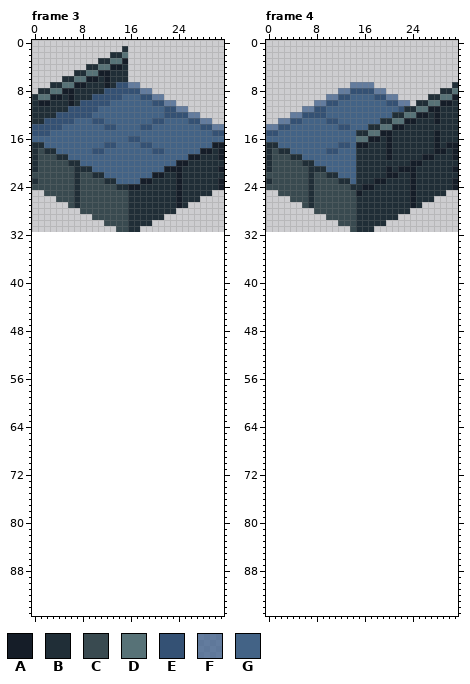
A pixel-art file gets an edit: assets/img/settlements/tileset_aqueduct.aseprite. The picture above is the old version.
32x32 pixels, 16 frames. Colours within 5 levels of each other are drawn and written as one. Shown: frame 3, frame 4. The old version is drawn lined up with the new one, on the new canvas. The commit also changed other frames, which this record leaves out.
Palette (. is transparent): A #151d28  B #202e37  C #394a50  D #577277  E #345174  F #3c5e8bba  G #436386
New version:
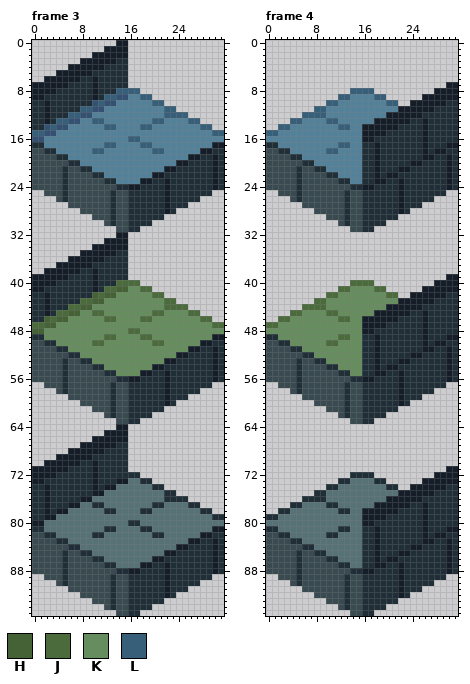
Colours new in this view: H #456236  J #4b6b3d  K #668d5d  L #385f79
Changes in this commit:
canvas 32x32 -> 32x96
colour G: #436386 -> #538199
Changed rows in their new state; - is a pixel that keeps its letter.
Frame 3:
first column x 0:
 0 --------------AA----------------
 1 ------------AAAA----------------
 2 ----------AAAAAA----------------
 3 --------AAAAAABB----------------
 4 ------AAAAAABBB-----------------
 5 ----AAAAAABBB-------------------
 6 --AAAAAABB--B-------------------
 7 AAAAAABBB-A-B-BB..--------------
 8 AAAABBB---A-BBLLLL..------------
 9 AABBB-B---ABLL-E--LL..----------
10 -B----B-BB-L-E------LL..--------
11 --A---BBLL-E----------LL..------
12 --A-BBLL--------------LLLL..----
13 --ABLL-E--LL--------LL----LL..--
14 BB-L-E------LL----LL--------LL..
15 LL-E--------------------------LL
16 EE--------------LL--------------
17 ------------LL----LL------------
18 C---------LL--------LL---------B
19 C-----------------------------AB
20 C-----------------------------A-
21 C----B-C----------------B-----AB
22 -----B-C----------------B-----A-
23 C----B-C--------------A-B-----AB
24 -----B-C--------------A-B-----AB
25 -----B-C-----B--------A-B-------
26 -----B-C-----B--------A-B-------
27 -------C-----B--------A-B-------
28 -------------B--------A---------
29 -------------B------------------
30 -------------B------------------
32 --------------AA----------------
33 ------------AAAA----------------
34 ----------AAAAAA----------------
35 --------AAAAAABB----------------
36 ------AAAAAABBBB----------------
37 ----AAAAAABBBBBB----------------
38 --AAAAAABBABBBBB----------------
39 AAAAAABBBBABBBBB----------------
40 AAAABBBBBBABBBJJJJ--------------
41 AABBBBBBBBABJJHHKKJJ------------
42 BBABBBBBBBHJHHKKKKKKJJ----------
43 BBABBBBBJJHHKKKKKKKKKKJJ--------
44 BBABBBJJHHKKKKKKKKKKKKJJJJ------
45 BBABJJHHKKJJKKKKKKKKJJKKKKJJ----
46 BBHJHHKKKKKKJJKKKKJJKKKKKKKKJJ--
47 JJHHKKKKKKKKKKKKKKKKKKKKKKKKKKJJ
48 HHKKKKKKKKKKKKKKJJKKKKKKKKKKKKKK
49 BBKKKKKKKKKKJJKKKKJJKKKKKKKKKKAA
50 CCBBKKKKKKJJKKKKKKKKJJKKKKKKAABB
51 CCCCBBKKKKKKKKKKKKKKKKKKKKAABBAB
52 CCCCCCBBKKKKKKKKKKKKKKKKAABBBBAB
53 CCCCCBCCBBKKKKKKKKKKKKAABBBBBBAB
54 CCCCCBCCCCBBKKKKKKKKAABBBBBBBBAB
55 CCCCCBCCCCCCBBKKKKAABBABBBBBBBAB
56 CCCCCBCCCCCCCCBBAABBBBABBBBBBBAB
57 --CCCBCCCCCCCBCCBBBBBBABBBBBBB--
58 ----CBCCCCCCCBCCBBBBBBABBBBB----
59 ------CCCCCCCBCCBBBBBBABBB------
60 --------CCCCCBCCBBBBBBAB--------
61 ----------CCCBCCBBBBBB----------
62 ------------CBCCBBBB------------
63 --------------CCBB--------------
64 --------------AA----------------
65 ------------AAAA----------------
66 ----------AAAAAA----------------
67 --------AAAAAABB----------------
68 ------AAAAAABBBB----------------
69 ----AAAAAABBBBBB----------------
70 --AAAAAABBABBBBB----------------
71 AAAAAABBBBABBBBB----------------
72 AAAABBBBBBABBBBBBB--------------
73 AABBBBBBBBABBBAADDBB------------
74 BBABBBBBBBABAADDDDDDBB----------
75 BBABBBBBBBAADDDDDDDDDDBB--------
76 BBABBBBBAADDDDDDDDDDDDBBBB------
77 BBABBBAADDBBDDDDDDDDBBDDDDBB----
78 BBABAADDDDDDBBDDDDBBDDDDDDDDBB--
79 BBAADDDDDDDDDDDDDDDDDDDDDDDDDDBB
80 AADDDDDDDDDDDDDDBBDDDDDDDDDDDDDD
81 BBDDDDDDDDDDBBDDDDBBDDDDDDDDDDAA
82 CCBBDDDDDDBBDDDDDDDDBBDDDDDDAABB
83 CCCCBBDDDDDDDDDDDDDDDDDDDDAABBAB
84 CCCCCCBBDDDDDDDDDDDDDDDDAABBBBAB
85 CCCCCBCCBBDDDDDDDDDDDDAABBBBBBAB
86 CCCCCBCCCCBBDDDDDDDDAABBBBBBBBAB
87 CCCCCBCCCCCCBBDDDDAABBABBBBBBBAB
88 CCCCCBCCCCCCCCBBAABBBBABBBBBBBAB
89 --CCCBCCCCCCCBCCBBBBBBABBBBBBB--
90 ----CBCCCCCCCBCCBBBBBBABBBBB----
91 ------CCCCCCCBCCBBBBBBABBB------
92 --------CCCCCBCCBBBBBBAB--------
93 ----------CCCBCCBBBBBB----------
94 ------------CBCCBBBB------------
95 --------------CCBB--------------
Frame 4:
first column x 0:
 7 --------------....------------AA
 8 ------------..LLLL..--------AAAA
 9 ----------..LL----LL..----AAAAA-
10 --------..LL--------LL..AAAAA-B-
11 ------..LL------------AAAAA-B---
12 ----..LLLL----------AAAAA-B-B---
13 --..LL----LL------AAAAA-B-A-B---
14 ..LL--------LL--AAAAA-B---A-----
15 LL-------------GAAA-B-----A-B---
16 ---------------GA-B-B-----A-B---
17 ------------LL-GB-A-B-----A-B---
18 C---------LL---G--A-B-----A----B
19 C--------------G--A-B---------AB
20 C--------------G--A-----------A-
21 C----B-C-------G--A-B---B-----AB
22 -----B-C-------G--A-----B-----A-
23 C----B-C-------G------A-B-----AB
24 -----B-C--------------A-B-----AB
25 -----B-C-----B-C------A-B-------
26 -----B-C-----B-C------A-B-------
27 -------C-----B-C------A-B-------
28 -------------B-C------A---------
29 -------------B-C----------------
30 -------------B-C----------------
31 ---------------C----------------
first column x 0:
39 ------------------------------AA
40 --------------JJJJ----------AAAA
41 ------------JJKKKKJJ------AAAAAA
42 ----------JJKKKKKKKKJJ--AAAAAABB
43 --------JJKKKKKKKKKKKKAAAAAABBBB
44 ------JJJJKKKKKKKKKKAAAAAABBBBBB
45 ----JJKKKKJJKKKKKKAAAAAABBABBBBB
46 --JJKKKKKKKKJJKKAAAAAABBBBABBBBB
47 JJKKKKKKKKKKKKKKAAAABBBBBBABBBBB
48 KKKKKKKKKKKKKKKKAABBBBBBBBABBBBB
49 BBKKKKKKKKKKJJKKBBABBBBBBBABBBAA
50 CCBBKKKKKKJJKKKKBBABBBBBBBABAABB
51 CCCCBBKKKKKKKKKKBBABBBBBBBAABBAB
52 CCCCCCBBKKKKKKKKBBABBBBBAABBBBAB
53 CCCCCBCCBBKKKKKKBBABBBAABBBBBBAB
54 CCCCCBCCCCBBKKKKBBABAABBBBBBBBAB
55 CCCCCBCCCCCCBBKKBBAABBABBBBBBBAB
56 CCCCCBCCCCCCCCBBAABBBBABBBBBBBAB
57 --CCCBCCCCCCCBCCBBBBBBABBBBBBB--
58 ----CBCCCCCCCBCCBBBBBBABBBBB----
59 ------CCCCCCCBCCBBBBBBABBB------
60 --------CCCCCBCCBBBBBBAB--------
61 ----------CCCBCCBBBBBB----------
62 ------------CBCCBBBB------------
63 --------------CCBB--------------
first column x 0:
71 ------------------------------AA
72 --------------BBBB----------AAAA
73 ------------BBDDDDBB------AAAAAA
74 ----------BBDDDDDDDDBB--AAAAAABB
75 --------BBDDDDDDDDDDDDAAAAAABBBB
76 ------BBBBDDDDDDDDDDAAAAAABBBBBB
77 ----BBDDDDBBDDDDDDAAAAAABBABBBBB
78 --BBDDDDDDDDBBDDAAAAAABBBBABBBBB
79 BBDDDDDDDDDDDDDDAAAABBBBBBABBBBB
80 DDDDDDDDDDDDDDDDAABBBBBBBBABBBBB
81 BBDDDDDDDDDDBBDDBBABBBBBBBABBBAA
82 CCBBDDDDDDBBDDDDBBABBBBBBBABAABB
83 CCCCBBDDDDDDDDDDBBABBBBBBBAABBAB
84 CCCCCCBBDDDDDDDDBBABBBBBAABBBBAB
85 CCCCCBCCBBDDDDDDBBABBBAABBBBBBAB
86 CCCCCBCCCCBBDDDDBBABAABBBBBBBBAB
87 CCCCCBCCCCCCBBDDBBAABBABBBBBBBAB
88 CCCCCBCCCCCCCCBBAABBBBABBBBBBBAB
89 --CCCBCCCCCCCBCCBBBBBBABBBBBBB--
90 ----CBCCCCCCCBCCBBBBBBABBBBB----
91 ------CCCCCCCBCCBBBBBBABBB------
92 --------CCCCCBCCBBBBBBAB--------
93 ----------CCCBCCBBBBBB----------
94 ------------CBCCBBBB------------
95 --------------CCBB--------------
